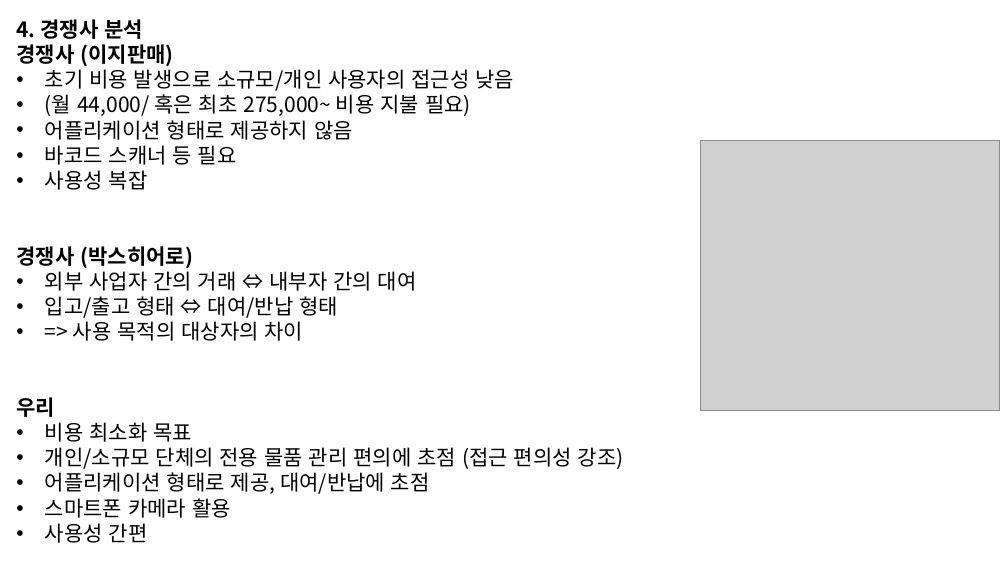
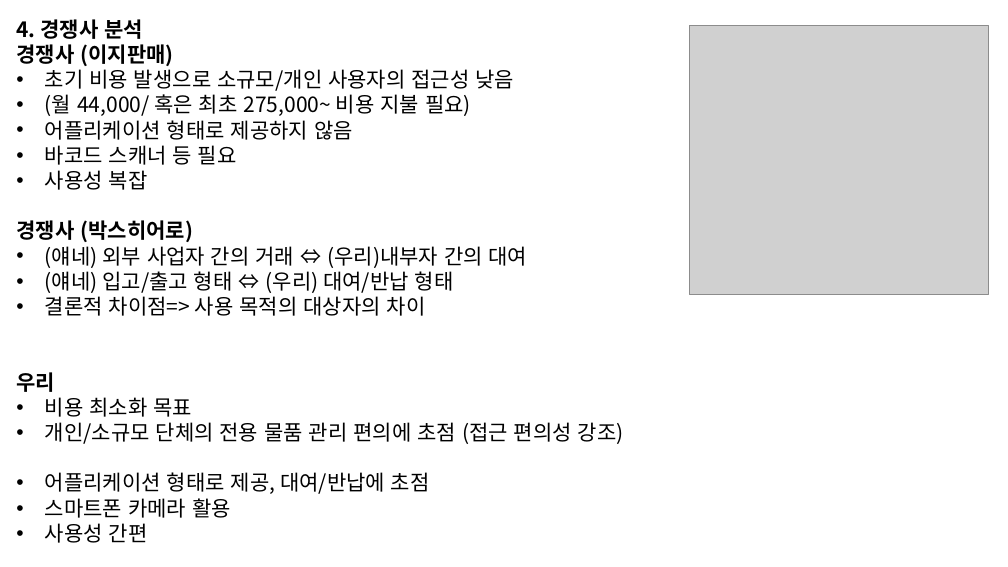
Before and after one commit to DEU-High-Five/4-1_Capstone_Document, a slide deck: slide 9 of 중간발표/중간발표(초안계획).pptx (slide 4 before the commit). Drawn at 1008x567 pixels with LibreOffice and Linux fonts; fonts in the diff are those of the drawing; grey boxes stand for pictures. Boxes give left, top, right and bottom in pixels: in the first picture for what was removed or moved away, otherwise in the second. Text is boxed around its words. In the diff, an @@ line names an element or a change of style, - is before the commit and + after.

```diff
--- a/중간발표/중간발표(초안계획).pptx
+++ b/중간발표/중간발표(초안계획).pptx
@@ picture: place and size @@
-picture at [700,141,999,411]
+picture at [690,25,988,295]
@@ text at [45,246,528,316]: text changed @@
-• 외부 사업자 간의 거래 ⇔ 내부자 간의 대여
-• 입고/출고 형태 ⇔ 대여/반납 형태
-• => 사용 목적의 대상자의 차이
+• (얘네) 외부 사업자 간의 거래 ⇔ (우리)내부자 간의 대여
+• (얘네) 입고/출고 형태 ⇔ (우리) 대여/반납 형태
+• 결론적 차이점=> 사용 목적의 대상자의 차이
```
Also in this commit, not shown: 3 other slides changed, 8 slides added, 1 slide removed, 1 other file.
